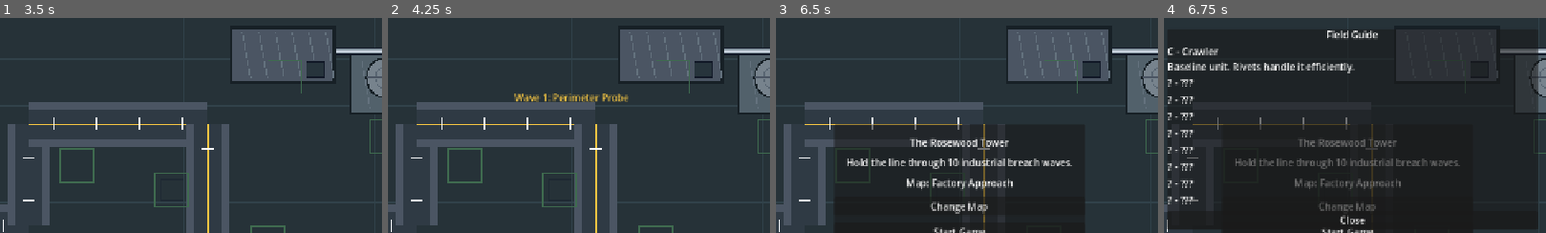
Above: before the commit, frames 1-4 (left to right).
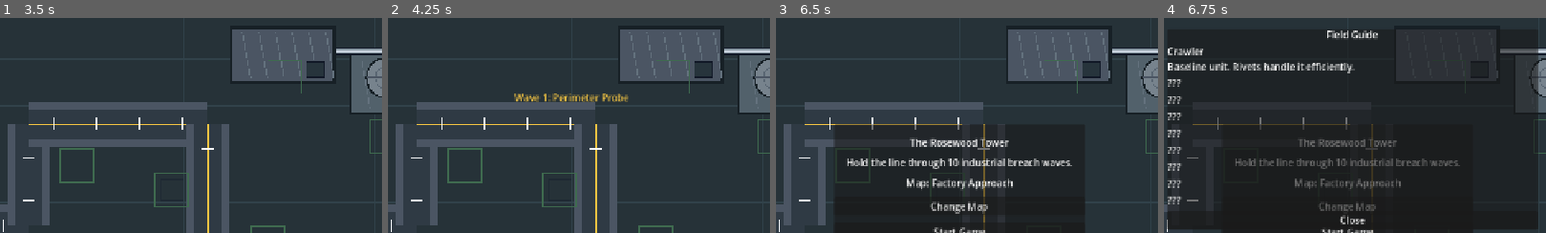
Above: after the commit, the same moments.

Repository: hobsojam/the-rosewood-tower
Game: Godot game, scene res://scenes/Game.tscn
Two runs of this game, one before a commit and one after it. Both use one fixed random seed, a clock stepped at 60 frames per second and the inputs below.
Inputs:
- Up to frame 1 (3.5 s): click "Start Game" at 0.5 s; click "Start Perimeter Probe" at 1.25 s; click "Restart" at 2 s; click "Start Game" at 2.75 s
- Up to frame 2 (4.25 s): click "Start Perimeter Probe" at 3.5 s
- Up to frame 3 (6.5 s): click "Restart" at 4.25 s; click "1x" at 5 s; click "2x" at 5.75 s
- Up to frame 4 (6.75 s): click "Field Guide" at 6.5 s
The pictures show only the part of the screen within x 14-64%, y 2-52%; the shares and areas given below are measured in that part.

Frames 1-3 are identical in both runs. In frame 4, 1.3% of the frame differs, in the area x 2-15%, y 13-87%.

Commit message:
Use enemy name in Field Guide instead of letter abbreviation
The single-letter icon (C, D, B, etc.) is compact notation suited for
the count row. The Field Guide should lead with the full name, so
revealed entries now show "Name\nDescription" and unrevealed entries
show "???". Tooltip text on count labels follows the same format.

Co-Authored-By: Claude Sonnet 4.6 <noreply@anthropic.com>

Diff:
--- a/scripts/Game.gd
+++ b/scripts/Game.gd
@@ -496,10 +496,10 @@
 		var row: Label = codex_row_labels[enemy_id]
 		if seen_enemy_ids.has(enemy_id):
 			var data: Dictionary = ENEMY_CODEX[enemy_id]
-			row.text = "%s - %s\n%s" % [_get_enemy_icon(enemy_id), data["name"], data["description"]]
-			next_wave_count_labels[enemy_id].tooltip_text = "%s - %s\n%s" % [_get_enemy_icon(enemy_id), data["name"], data["description"]]
+			row.text = "%s\n%s" % [data["name"], data["description"]]
+			next_wave_count_labels[enemy_id].tooltip_text = "%s\n%s" % [data["name"], data["description"]]
 		else:
-			row.text = "? - ???"
+			row.text = "???"
 			next_wave_count_labels[enemy_id].tooltip_text = ""
 
 func _get_short_tower_name(tower_id: String) -> String:
